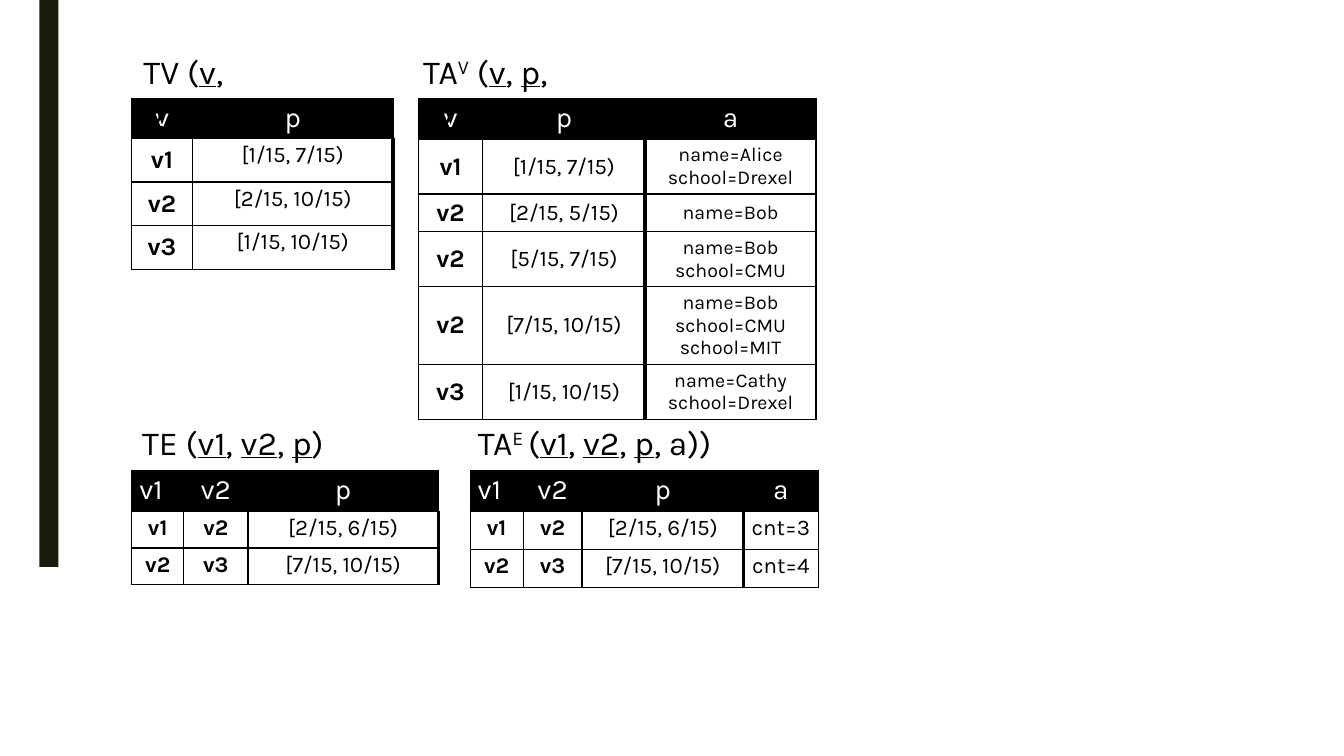
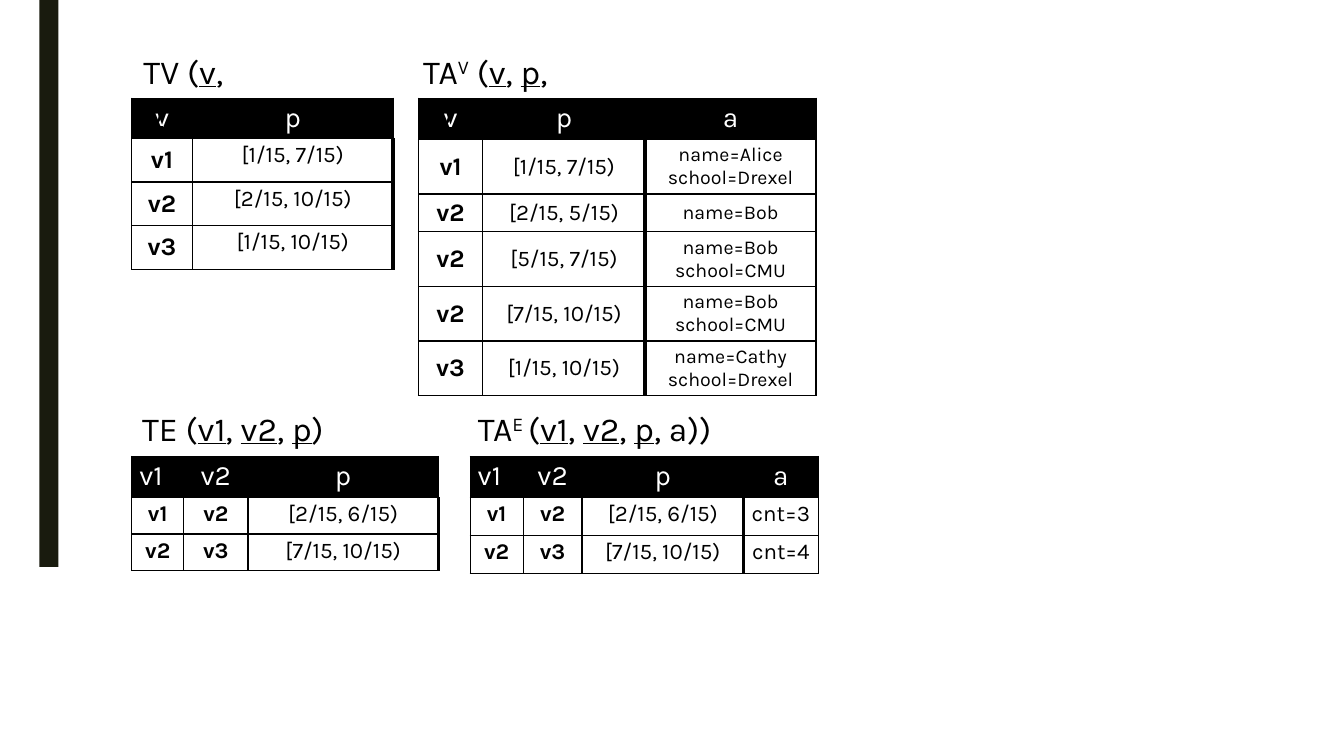
Before and after one commit to PortalDB/portal, a slide deck: slide 2 of paper/sigmod2017/figs/model.pptx. Drawn at 1344x756 pixels with LibreOffice and Linux fonts; fonts in the diff are those of the drawing. Boxes give left, top, right and bottom in pixels: in the first picture for what was removed or moved away, otherwise in the second. Text is boxed around its words. In the diff, an @@ line names an element or a change of style, - is before the commit and + after.

```diff
--- a/paper/sigmod2017/figs/model.pptx
+++ b/paper/sigmod2017/figs/model.pptx
@@ table at (418, 98, 816, 395) @@
-row 5, column 3: name=Bob / school=CMU school=MIT
+row 5, column 3: name=Bob / school=CMU
@@ 2 tables, 2 texts: place and size @@
-2 tables, 2 texts at (132, 430, 818, 588)
+2 tables, 2 texts at (132, 416, 818, 574)
```
Also in this commit, not shown: 3 other slides changed, 9 other files.
